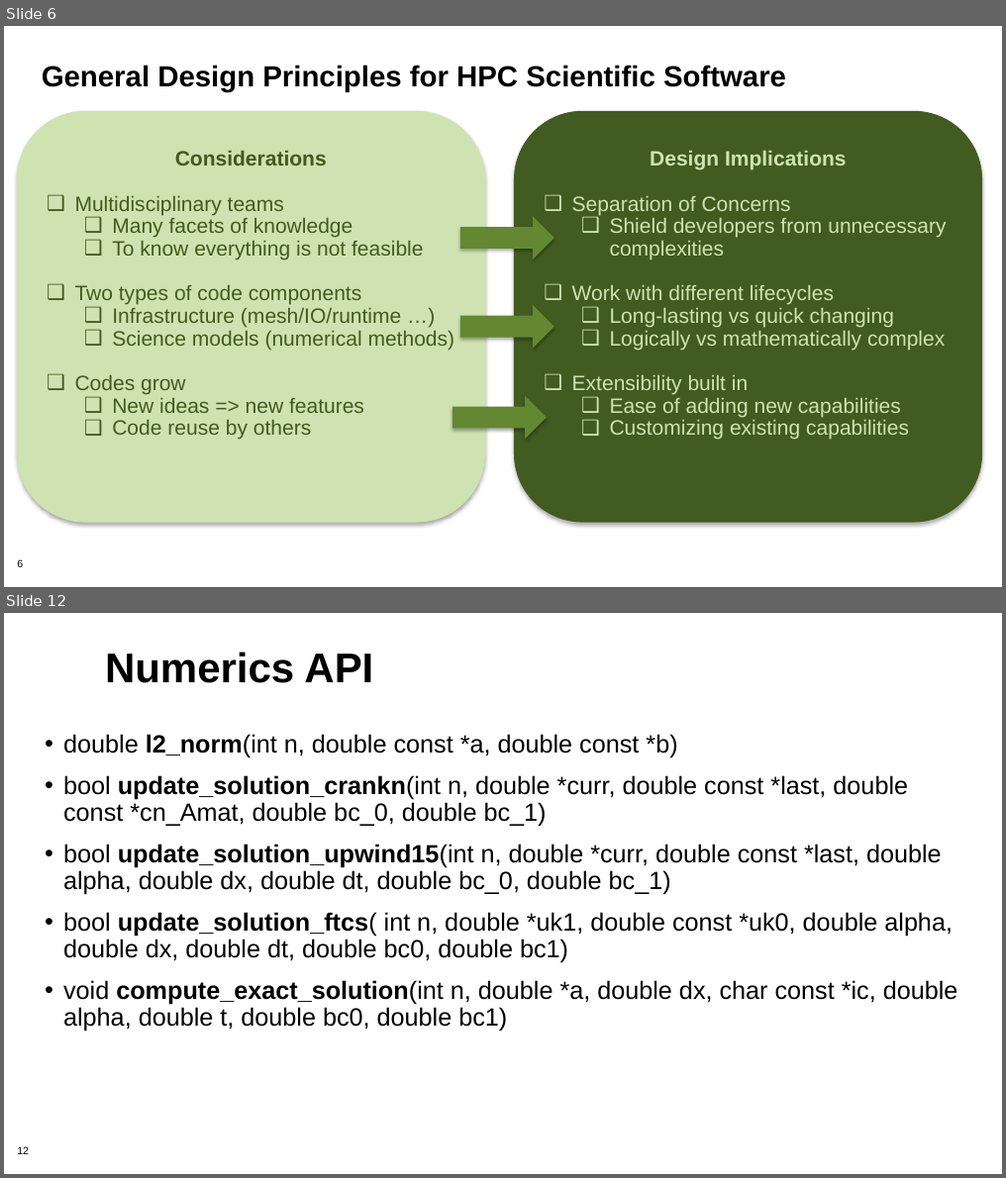
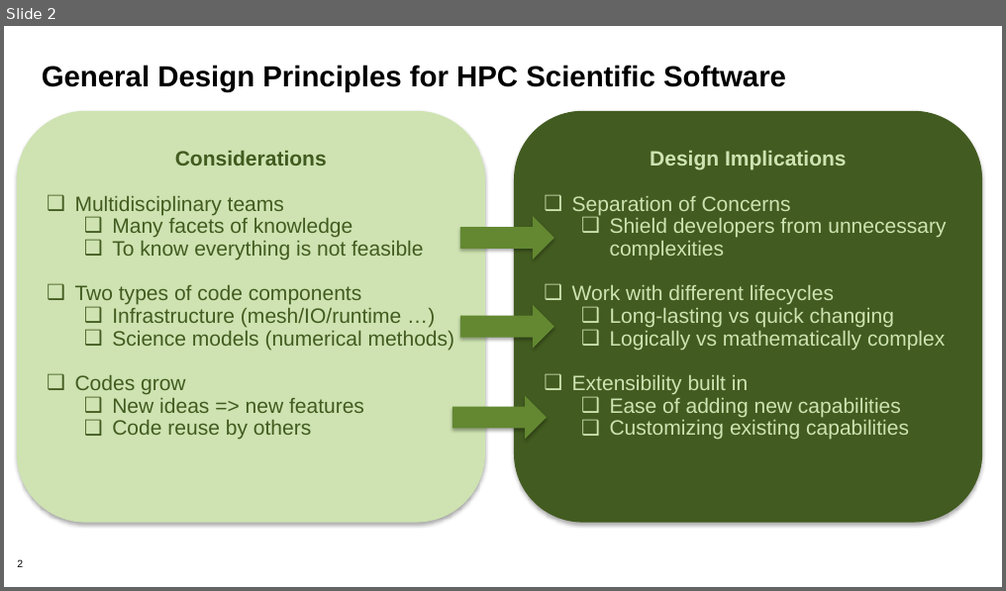
Before and after one commit to bssw-tutorial/presentations, a slide deck: design-a.pptx. Shown one above the other, each under a label of ours: slides 6 and 12 before the commit, slide 2 after it; the slides between them are not shown. The pictures are 1006x1178 and 1006x591 pixels, drawn with LibreOffice and Linux fonts; fonts in the diff are those of the drawing; background and template pictures are left out. Boxes give left, top, right and bottom in pixels: in the first picture for what was removed or moved away, otherwise in the second. Text is boxed around its words. In the diff, an @@ line names an element or a change of style, - is before the commit and + after.

```diff
--- a/design-a.pptx
+++ b/design-a.pptx
@@ slide 12 removed at (4, 613, 1002, 1174), background #FFFFFF; not listed: 1 template element that a slide beside it also shows @@
@@ title removed at (105, 652, 373, 683) @@
-Numerics API
@@ text removed at (63, 734, 958, 1032) @@
-• double l2_norm(int n, double const *a, double const *b)
-• bool update_solution_crankn(int n, double *curr, double const *last, double const *cn_Amat, double bc_0, double bc_1)
-• bool update_solution_upwind15(int n, double *curr, double const *last, double alpha, double dx, double dt, double bc_0, double bc_1)
-• bool update_solution_ftcs( int n, double *uk1, double const *uk0, double alpha, double dx, double dt, double bc0, double bc1)
-• void compute_exact_solution(int n, double *a, double dx, char const *ic, double alpha, double t, double bc0, double bc1)
@@ what was slide 6 is now slide 2 @@
@@ page number at (17, 560, 23, 568): text changed @@
-6
+2
```
Also in this commit, not shown: 7 slides changed, 14 slides added, 18 other slides removed.
